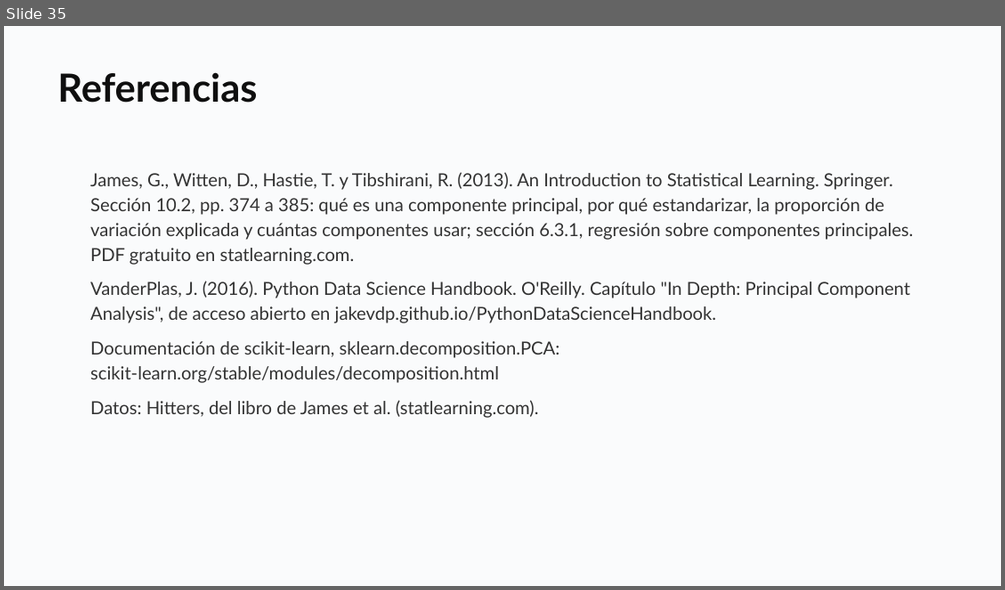
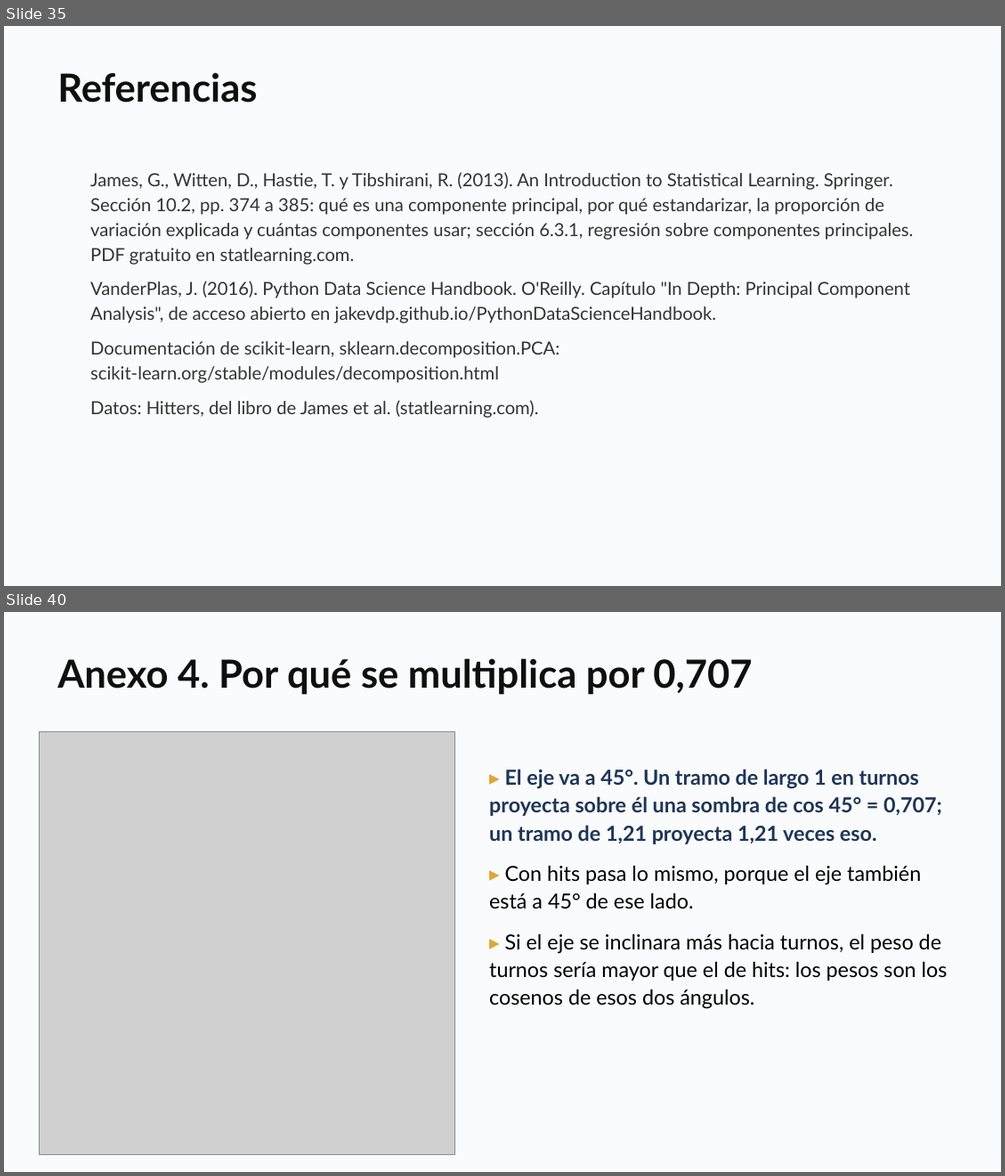
Before and after one commit to daniopitz/diplomado-cdd, a slide deck: presentaciones/clase08_componentes_principales.pptx. Shown one above the other, each under a label of ours: slide 35 before the commit, slides 35 and 40 after it; the slides between them are not shown. The pictures are 1005x590 and 1005x1176 pixels, drawn with LibreOffice and Linux fonts; fonts in the diff are those of the drawing; grey boxes stand for pictures. Boxes give left, top, right and bottom in pixels: in the first picture for what was removed or moved away, otherwise in the second. Text is boxed around its words. In the diff, an @@ line names an element or a change of style, - is before the commit and + after.

```diff
--- a/presentaciones/clase08_componentes_principales.pptx
+++ b/presentaciones/clase08_componentes_principales.pptx
@@ slide 40 added at [4, 612, 1001, 1172], background #FFFFFF @@
@@ rectangle added at [4, 612, 1001, 1172], fill #FAFBFC @@
@@ text added at [57, 658, 752, 695], 28 pt, text #0F0F0F, bold @@
+Anexo 4. Por qué se multiplica por 0,707
@@ picture added at [39, 731, 454, 1155] @@
@@ text added at [489, 769, 947, 1009], 15 pt, text #000000 @@
+▸ El eje va a 45°. Un tramo de largo 1 en turnos proyecta sobre él una sombra de cos 45° = 0,707; un tramo de 1,21 proyecta 1,21 veces eso.
+▸ Con hits pasa lo mismo, porque el eje también está a 45° de ese lado.
+▸ Si el eje se inclinara más hacia turnos, el peso de turnos sería mayor que el de hits: los pesos son los cosenos de esos dos ángulos.
```
Also in this commit, not shown: 5 other slides added, 1 other file.
